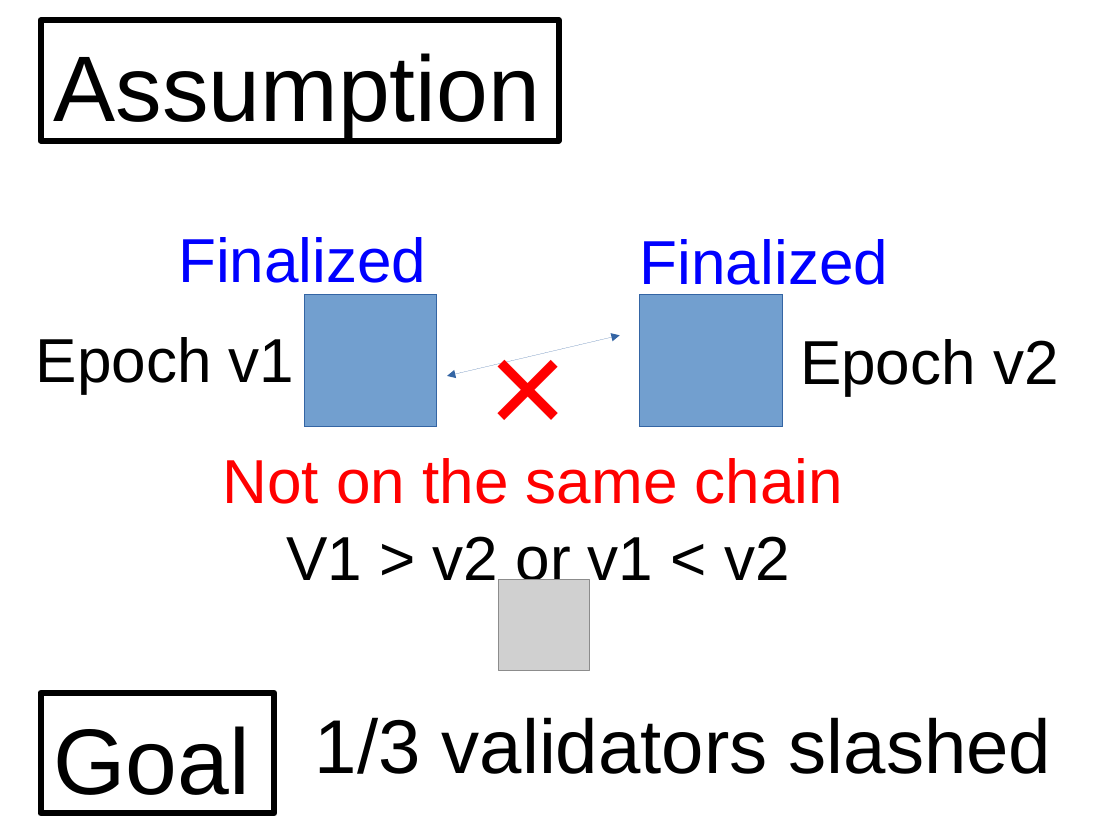
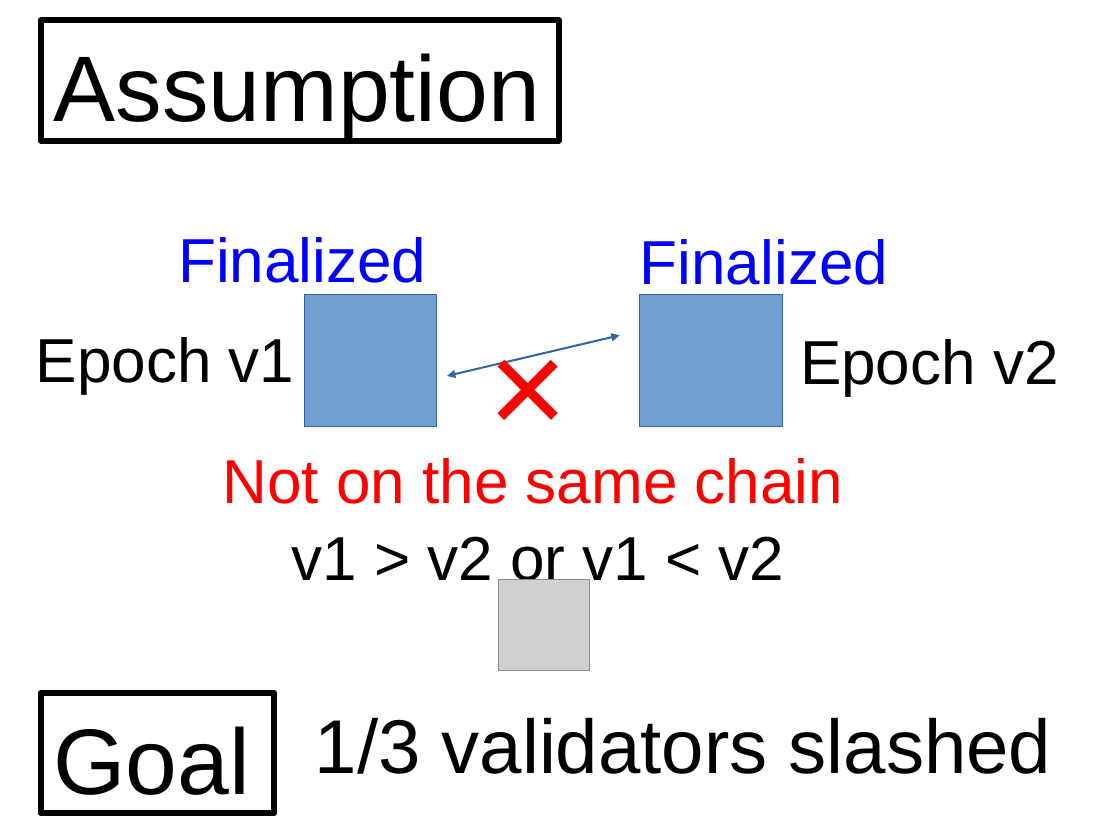
Before and after one commit to palmskog/pos, a slide deck: slide 22 of slide.odp. Drawn at 1120x840 pixels with LibreOffice and Linux fonts; fonts in the diff are those of the drawing; grey boxes stand for pictures. Boxes give left, top, right and bottom in pixels: in the first picture for what was removed or moved away, otherwise in the second. Text is boxed around its words. In the diff, an @@ line names an element or a change of style, - is before the commit and + after.

```diff
--- a/slide.odp
+++ b/slide.odp
@@ double arrow (447, 376) - (620, 335): stroke #3465A4 0 pt to #3465A4 1.45 pt @@
@@ text at box(291, 536, 785, 592): text changed @@
-V1 > v2 or v1 < v2
+v1 > v2 or v1 < v2
```
Also in this commit, not shown: 37 other slides changed.
